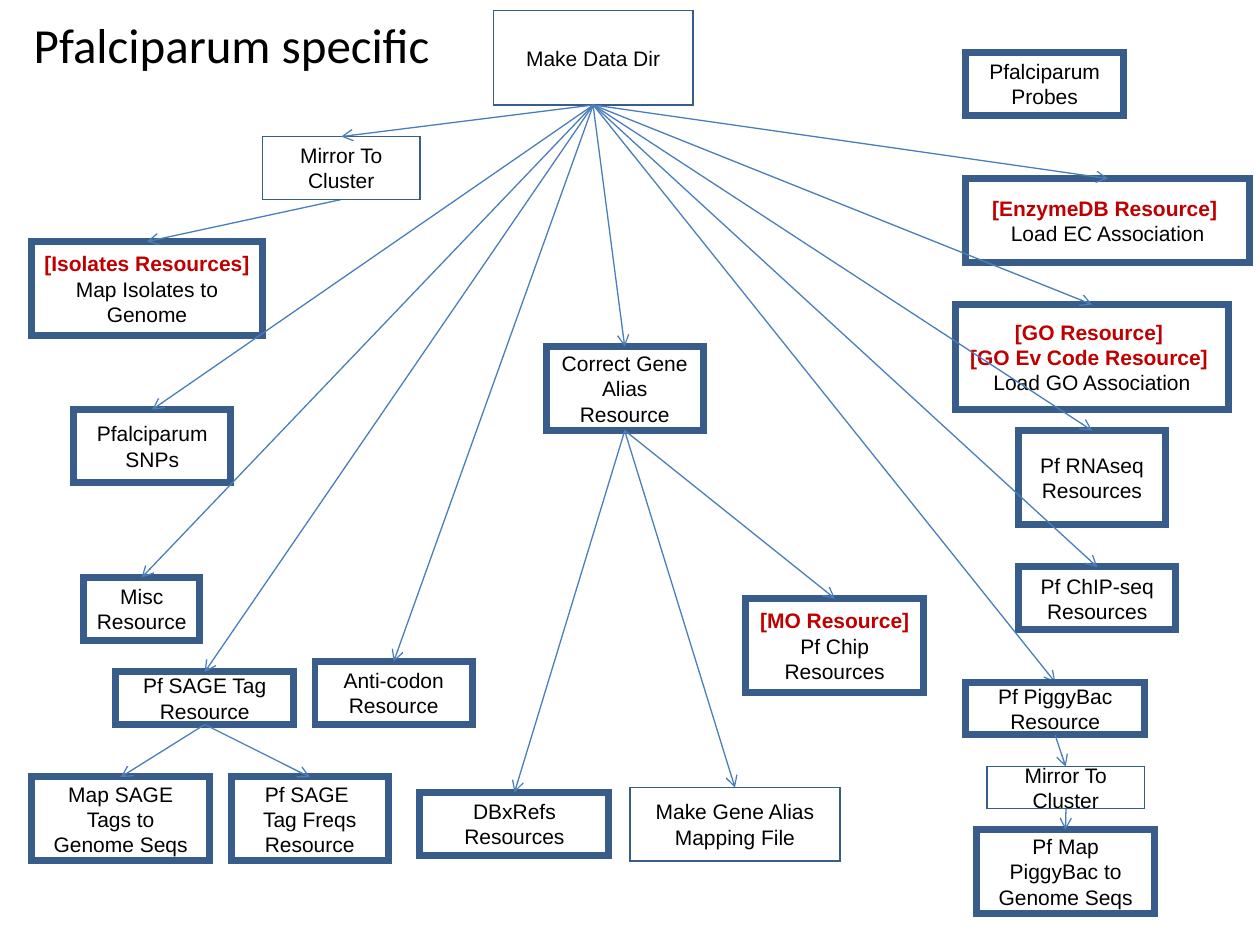
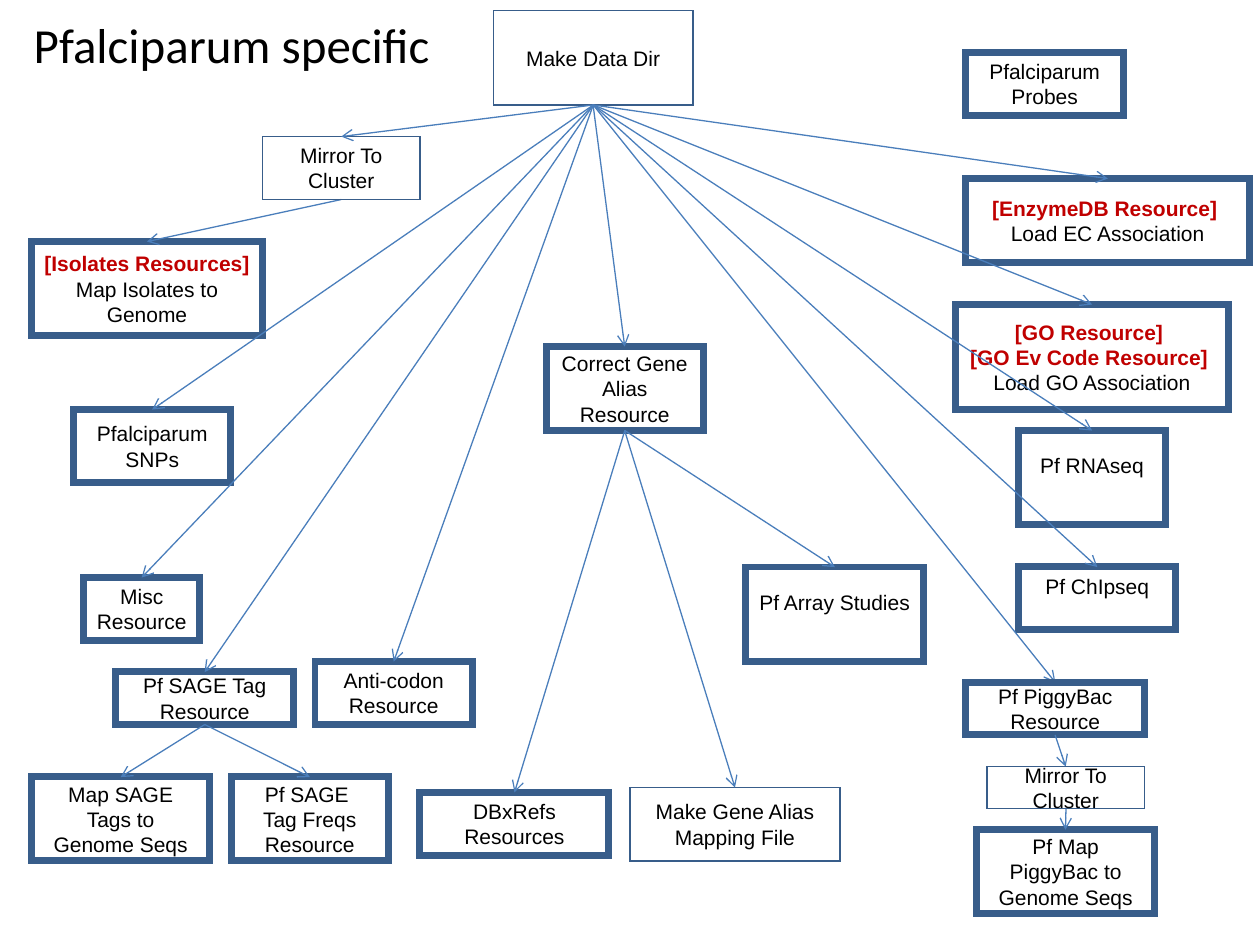
Before and after one commit to VEuPathDB/ApiCommonWorkflow, a slide deck: slide 10 of Main/doc/IntegratedWorkflow.ppt. Drawn at 1260x945 pixels with LibreOffice and Linux fonts; fonts in the diff are those of the drawing. Boxes give left, top, right and bottom in pixels: in the first picture for what was removed or moved away, otherwise in the second. Text is boxed around its words. In the diff, an @@ line names an element or a change of style, - is before the commit and + after.

```diff
--- a/Main/doc/IntegratedWorkflow.ppt
+++ b/Main/doc/IntegratedWorkflow.ppt
@@ arrow moved from (625, 431) - (835, 598) to (625, 431) - (835, 567) @@
@@ text in rectangle at (1042,483,1142,499): paragraph removed @@
-Resources
@@ rectangle "Pf Array Studies": place and size @@
-rectangle "Pf Array Studies" at (746,598,925,693)
+rectangle "Pf Array Studies" at (746,567,925,662)
@@ text in rectangle at (759,594,910,614): text changed @@
-[MO Resource]
-Pf Chip
-Resources
+Pf Array Studies
@@ text in rectangle at (1045,578,1149,598): text changed @@
-Pf ChIP-seq
-Resources
+Pf ChIpseq
```
Also in this commit, not shown: 2 other slides changed, 4 other files.
